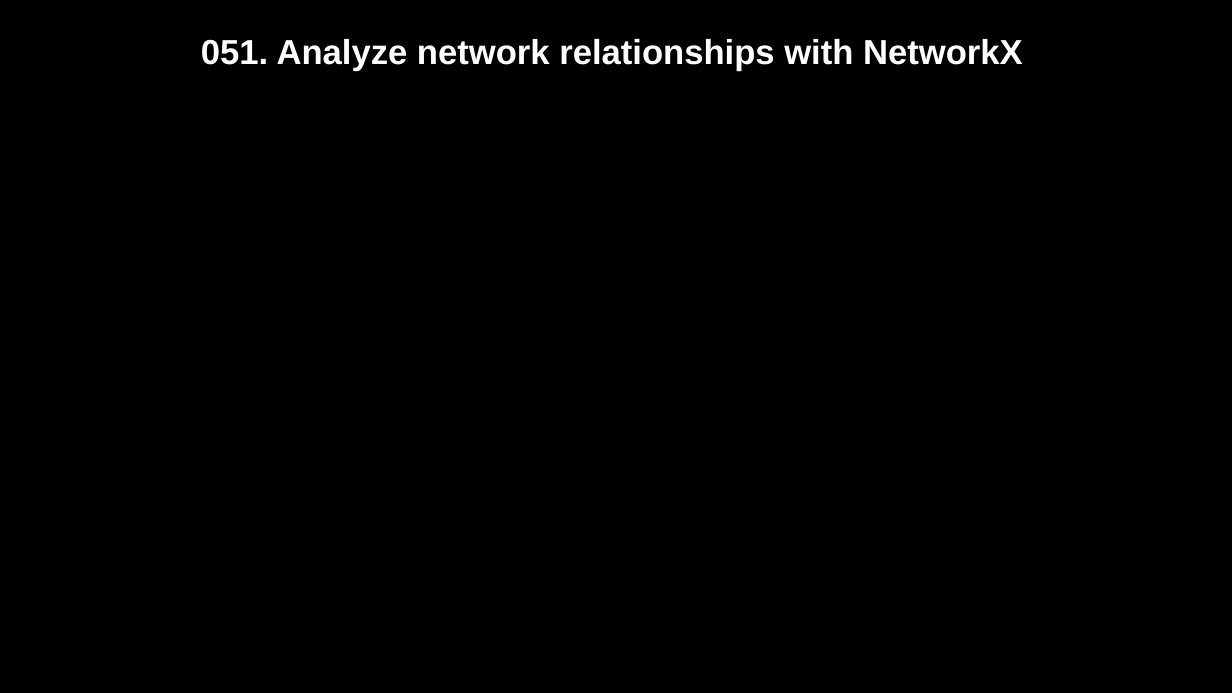
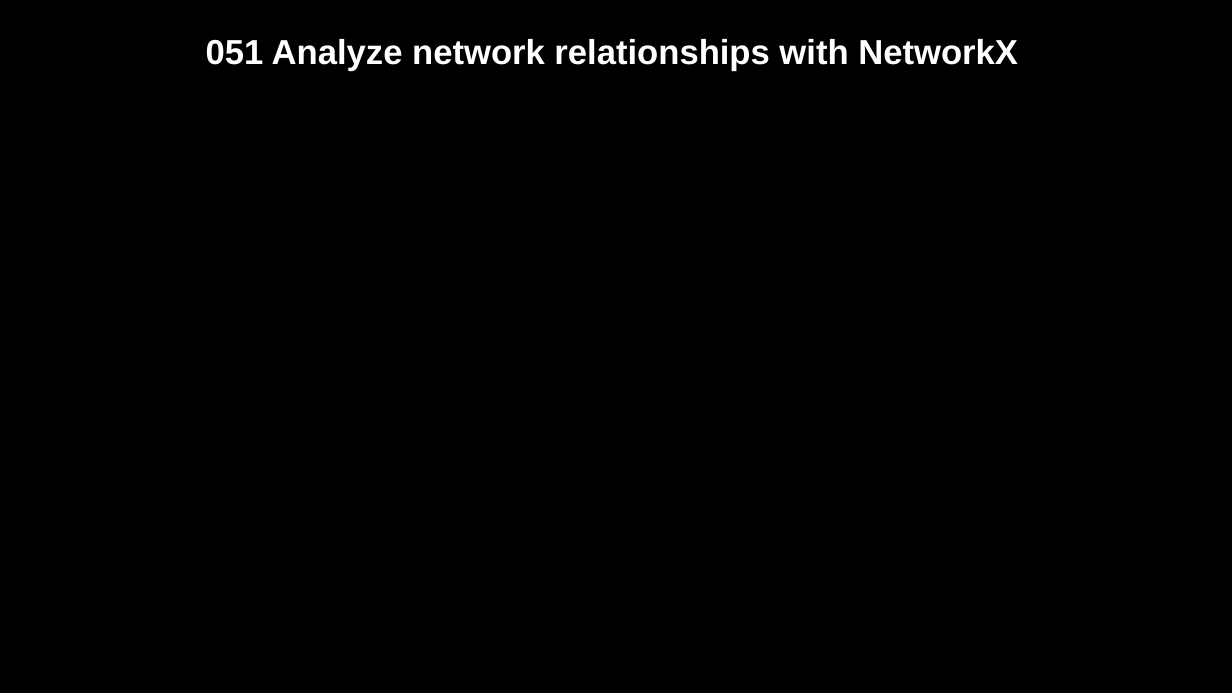
Before and after one commit to crosscompute/analytical-tutorials, a slide deck: slide 19 of slides/CrossDisciplinaryAnalyticsWithPython.odp. Drawn at 1232x693 pixels with LibreOffice and Linux fonts; fonts in the diff are those of the drawing. Boxes give left, top, right and bottom in pixels: in the first picture for what was removed or moved away, otherwise in the second. Text is boxed around its words. In the diff, an @@ line names an element or a change of style, - is before the commit and + after.

```diff
--- a/slides/CrossDisciplinaryAnalyticsWithPython.odp
+++ b/slides/CrossDisciplinaryAnalyticsWithPython.odp
@@ title at <box>206,39,1018,71</box>: text changed @@
-051. Analyze network relationships with NetworkX
+051 Analyze network relationships with NetworkX
```
Also in this commit, not shown: 20 other slides changed, 5 slides added, 6 slides removed, 22 other files.
